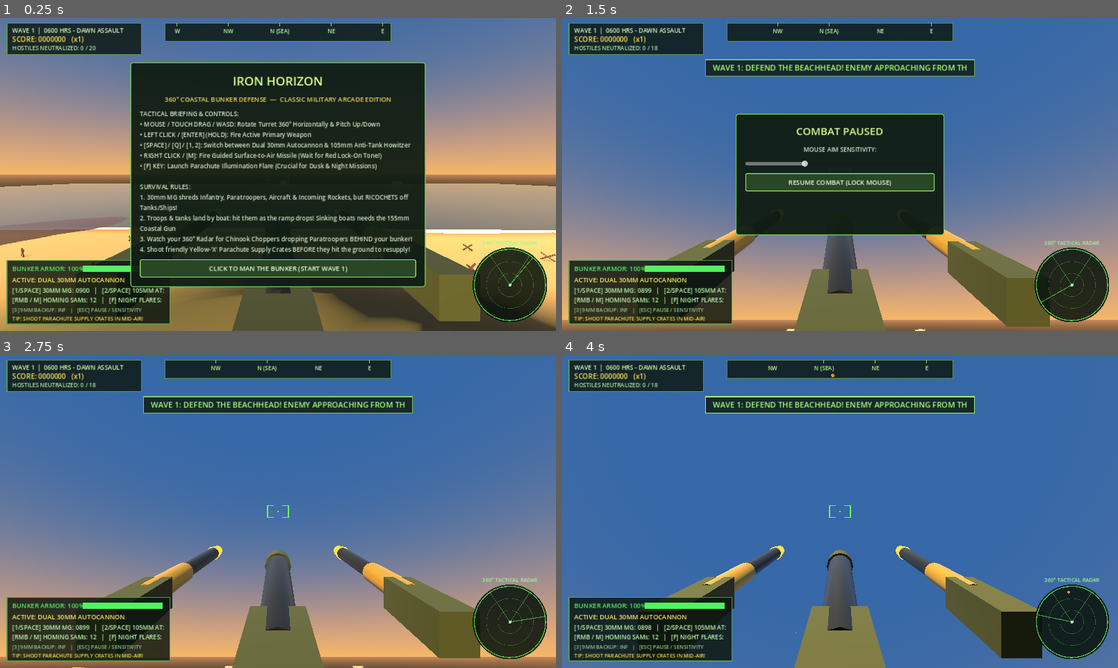
Above: before the commit, frames 1-4 (two rows, left to right).
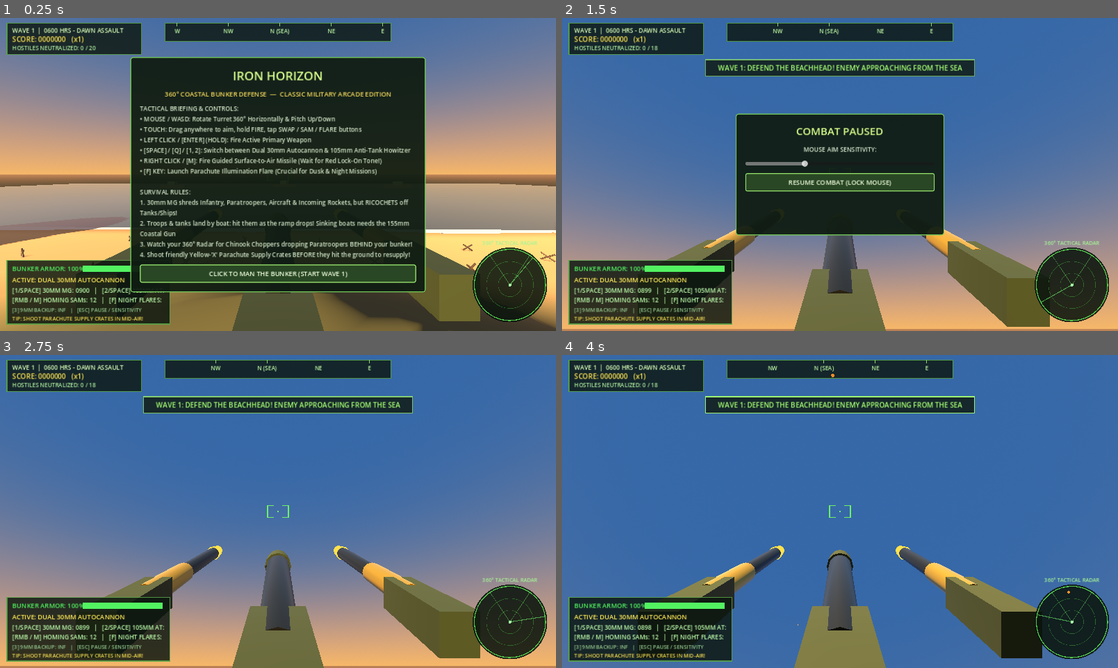
Above: after the commit, the same moments.

Repository: marse337/iron-horizon
Game: Godot game, scene res://scenes/main.tscn
The game is run twice, just before and just after one commit, with the same random seed, the same clock (stepped at 60 frames per second) and the same inputs.
Inputs (mouse positions are in pixels of both pictures, inside the frame that each line leads up to):
- Up to frame 1 (0.25 s): no input
- Up to frame 2 (1.5 s): click "CLICK TO MAN THE BUNKER (STAR…" at 0.5 s; tap Enter at 1.25 s; move the mouse to (867, 174) at 1.27 s; hold Up from 1.28 s (still down); tap P at 1.35 s; click (867, 174) at 1.42 s
- Up to frame 3 (2.75 s): tap Space at 1.52 s; release Up at 2 s; click "RESUME COMBAT (LOCK MOUSE)" at 2 s
- Up to frame 4 (4 s): move the mouse to (812, 511) at 2.77 s; hold Up from 2.78 s (still down); tap Q at 2.85 s; click (812, 511) at 2.92 s; tap Space at 3.02 s; move the mouse to (851, 505) at 3.52 s; tap 1 at 3.6 s; click (851, 505) at 3.67 s

The runs differ from the first frame. In frame 1, 16% of the frame differs, in the area x 23-77%, y 12-88%; in frame 2, 3.0%; in frame 3, 3.2%; in frame 4, 0.7%.

Commit message:
Add touch controls for phones and tablets
- On-screen FIRE (hold), SWAP, SAM, FLARE and pause buttons; drag anywhere
  else to aim. Multi-touch, shown only once a touchscreen is detected.
- Ignore browser-emulated mouse events during play: touching no longer
  fires the gun or double-applies aim drags.
- Rotate-to-landscape overlay in portrait; radar moves top-left and UI
  scales up 15% on touch devices.
- Block browser scroll/zoom/pull-to-refresh gestures on the web canvas.
- Wave banners shrink to fit instead of clipping.

Co-Authored-By: Claude Opus 5.5 <noreply@anthropic.com>

Diff:
--- a/scripts/game_manager.gd
+++ b/scripts/game_manager.gd
@@ -11,6 +11,7 @@
 const CombatManagerScript = preload("res://scripts/combat_manager.gd")
 const BunkerTurretScript = preload("res://scripts/bunker_turret.gd")
 const HudControllerScript = preload("res://scripts/hud_controller.gd")
+const TouchControlsScript = preload("res://scripts/touch_controls.gd")
 
 enum GameState {
 	TITLE,
@@ -28,6 +29,7 @@
 var combat: Node3D
 var turret: Node3D
 var hud: Control
+var touch: Control
 
 var world_env: WorldEnvironment
 var sun_light: DirectionalLight3D
@@ -45,6 +47,8 @@
 
 var _sam_queued: bool = false
 var _flare_queued: bool = false
+# Real (non-touch-emulated) left mouse button, so touching the screen never fires
+var _mouse_fire_held: bool = false
 var _wave_time: float = 0.0
 
 func _ready() -> void:
@@ -86,6 +90,15 @@
 	hud.combat = combat
 	hud.high_score = high_score
 	canvas.add_child(hud)
+
+	touch = TouchControlsScript.new()
+	touch.name = "TouchControls"
+	touch.turret = turret
+	touch.touch_mode_enabled.connect(_on_touch_mode_enabled)
+	touch.pause_pressed.connect(func() -> void:
+		if state == GameState.PLAYING:
+			_enter_state(GameState.PAUSED))
+	canvas.add_child(touch)
 
 	_connect_signals()
 	_apply_time_of_day(1)
@@ -204,14 +217,24 @@
 	combat.wave_quota_updated.connect(_on_wave_quota_updated)
 	combat.wave_completed.connect(_on_wave_completed)
 
+func _on_touch_mode_enabled() -> void:
+	hud.touch_mode = true
+	# Slightly larger UI on touch screens so HUD text and menus are readable on phones
+	get_tree().root.content_scale_factor = 1.15
+
 func _enter_state(new_state: int) -> void:
 	state = new_state
+	_mouse_fire_held = false
+	touch.set_active(state == GameState.PLAYING)
 	match state:
 		GameState.TITLE:
 			Input.set_mouse_mode(Input.MOUSE_MODE_VISIBLE)
 			hud.set_menu_state("title")
 		GameState.PLAYING:
-			Input.set_mouse_mode(Input.MOUSE_MODE_CAPTURED)
+			# No pointer lock on touch devices; a touch laptop's first real mouse
+			# click still captures the pointer (see _unhandled_input)
+			if not touch.touch_mode:
+				Input.set_mouse_mode(Input.MOUSE_MODE_CAPTURED)
 			hud.set_menu_state("none")
 		GameState.SHOP:
 			Input.set_mouse_mode(Input.MOUSE_MODE_VISIBLE)
@@ -374,11 +397,18 @@
 				_enter_state(GameState.PLAYING)
 		return
 
+	# Browsers synthesize mouse events from touches; touch input is handled by
+	# TouchControls instead, so drop the copies (they caused double-speed aim
+	# and fired the gun whenever a finger was down)
+	if event is InputEventMouse and event.device == InputEvent.DEVICE_ID_EMULATION:
+		return
+
+	if event is InputEventMouseButton and event.button_index == MOUSE_BUTTON_LEFT:
+		_mouse_fire_held = event.pressed
+
 	if event is InputEventMouseMotion:
-		if Input.get_mouse_mode() == Input.MOUSE_MODE_CAPTURED or Input.is_mouse_button_pressed(MOUSE_BUTTON_LEFT) or Input.is_mouse_button_pressed(MOUSE_BUTTON_RIGHT):
+		if Input.get_mouse_mode() == Input.MOUSE_MODE_CAPTURED or _mouse_fire_held or Input.is_mouse_button_pressed(MOUSE_BUTTON_RIGHT):
 			turret.apply_mouse_delta(event.relative)
-	elif event is InputEventScreenDrag:
-		turret.apply_mouse_delta(event.relative)
 	elif event is InputEventMouseButton and event.pressed:
 		if Input.get_mouse_mode() != Input.MOUSE_MODE_CAPTURED:
 			Input.set_mouse_mode(Input.MOUSE_MODE_CAPTURED)
@@ -412,8 +442,10 @@
 		shoreline_foam.position.z = -82.0 + sin(_wave_time * 1.6) * 2.2
 
 	if state == GameState.PLAYING:
-		var firing_primary: bool = Input.is_mouse_button_pressed(MOUSE_BUTTON_LEFT) \
+		var firing_primary: bool = _mouse_fire_held or touch.fire_held \
 				or Input.is_physical_key_pressed(KEY_ENTER) or Input.is_physical_key_pressed(KEY_KP_ENTER)
+		_sam_queued = touch.consume_sam() or _sam_queued
+		_flare_queued = touch.consume_flare() or _flare_queued
 		turret.process_turret(delta, firing_primary, _sam_queued, _flare_queued)
 		_sam_queued = false
 		_flare_queued = false
--- a/scripts/hud_controller.gd
+++ b/scripts/hud_controller.gd
@@ -27,6 +27,8 @@
 var time_of_day_name: String = "0600 HRS - DAWN ASSAULT"
 var wave_killed: int = 0
 var wave_total: int = 20
+# Set when a touchscreen is detected: radar moves top-right to make room for touch buttons
+var touch_mode: bool = false
 
 # Transient HUD feedback timers
 var _hitmarker_timer: float = 0.0
@@ -150,7 +152,12 @@
 		var b_rect := Rect2(center.x - 310.0, 96.0, 620.0, 38.0)
 		draw_rect(b_rect, Color(0.06, 0.10, 0.06, 0.82), true)
 		draw_rect(b_rect, Color(_banner_color.r, _banner_color.g, _banner_color.b, pulse), false, 2.0)
-		draw_string(font, Vector2(center.x - 295.0, 121.0), _banner_text, HORIZONTAL_ALIGNMENT_CENTER, 590.0, 18, _banner_color)
+		# Shrink long banners to fit the box instead of clipping them
+		var b_size: int = 18
+		var b_w: float = font.get_string_size(_banner_text, HORIZONTAL_ALIGNMENT_LEFT, -1, b_size).x
+		if b_w > 590.0:
+			b_size = maxi(11, int(floor(b_size * 590.0 / b_w)))
+		draw_string(font, Vector2(center.x - 295.0, 121.0), _banner_text, HORIZONTAL_ALIGNMENT_CENTER, 590.0, b_size, _banner_color)
 
 	if _ricochet_warn_timer > 0.0:
 		var r_col := Color(1.0, 0.42, 0.15, clampf(_ricochet_warn_timer, 0.0, 1.0))
@@ -322,12 +329,16 @@
 
 	draw_string(font, Vector2(28.0, vp.y - 88.0), "[1/SPACE] 30MM MG: %04d   |   [2/SPACE] %s: %02d" % [turret.mg_ammo, "155MM CG" if turret.heavy_gun else "105MM AT", turret.cannon_ammo], HORIZONTAL_ALIGNMENT_LEFT, 355.0, 14, mg_col if turret.current_weapon == 0 else can_col)
 	draw_string(font, Vector2(28.0, vp.y - 66.0), "[RMB / M] HOMING SAMs: %02d   |   [F] NIGHT FLARES: %02d" % [turret.sam_ammo, turret.flare_ammo], HORIZONTAL_ALIGNMENT_LEFT, 355.0, 14, sam_col)
-	draw_string(font, Vector2(28.0, vp.y - 44.0), "[3] 9MM BACKUP: INF   |   [ESC] PAUSE / SENSITIVITY", HORIZONTAL_ALIGNMENT_LEFT, 355.0, 12, Color(0.58, 0.78, 0.55))
+	draw_string(font, Vector2(28.0, vp.y - 44.0), "TOUCH: DRAG TO AIM  |  HOLD FIRE  |  SWAP / SAM / FLARE" if touch_mode else "[3] 9MM BACKUP: INF   |   [ESC] PAUSE / SENSITIVITY", HORIZONTAL_ALIGNMENT_LEFT, 355.0, 12, Color(0.58, 0.78, 0.55))
 	draw_string(font, Vector2(28.0, vp.y - 24.0), "TIP: SHOOT PARACHUTE SUPPLY CRATES IN MID-AIR!", HORIZONTAL_ALIGNMENT_LEFT, 355.0, 12, Color(0.95, 0.85, 0.32))
 
 func _draw_radar_scope(vp: Vector2, font: Font) -> void:
 	var r_radius: float = 82.0
 	var r_center := Vector2(vp.x - r_radius - 24.0, vp.y - r_radius - 24.0)
+	if touch_mode:
+		# Top-left under the score panel: the right side belongs to the touch buttons
+		r_radius = 70.0
+		r_center = Vector2(24.0 + r_radius, 112.0 + r_radius)
 
 	draw_circle(r_center, r_radius + 4.0, Color(0.04, 0.08, 0.05, 0.88))
 	draw_arc(r_center, r_radius, 0.0, TAU, 48, Color(0.35, 0.85, 0.32, 0.9), 2.0)
@@ -381,7 +392,8 @@
 	_add_label(tv, "360° COASTAL BUNKER DEFENSE  —  CLASSIC MILITARY ARCADE EDITION", 15, Color(0.95, 0.85, 0.35))
 	_add_label(tv,
 		"TACTICAL BRIEFING & CONTROLS:\n" +
-		"• MOUSE / TOUCH DRAG / WASD: Rotate Turret 360° Horizontally & Pitch Up/Down\n" +
+		"• MOUSE / WASD: Rotate Turret 360° Horizontally & Pitch Up/Down\n" +
+		"• TOUCH: Drag anywhere to aim, hold FIRE, tap SWAP / SAM / FLARE buttons\n" +
 		"• LEFT CLICK / [ENTER] (HOLD): Fire Active Primary Weapon\n" +
 		"• [SPACE] / [Q] / [1, 2]: Switch between Dual 30mm Autocannon & 105mm Anti-Tank Howitzer\n" +
 		"• RIGHT CLICK / [M]: Fire Guided Surface-to-Air Missile (Wait for Red Lock-On Tone!)\n" +
--- /dev/null
+++ b/scripts/touch_controls.gd
@@ -0,0 +1,174 @@
+class_name TouchControls
+extends Control
+
+## On-screen controls for phones & tablets. Drag anywhere (off the buttons) to aim;
+## hold FIRE for the primary weapon; tap SWAP / SAM / FLARE / pause. Multi-touch,
+## so you can aim with one thumb while holding FIRE with the other. Hidden on
+## devices without a touchscreen until a real touch arrives.
+
+signal touch_mode_enabled()
+signal pause_pressed()
+
+var turret: Node3D
+## True only while a wave is being played (buttons hidden in menus)
+var active: bool = false
+var touch_mode: bool = false
+var fire_held: bool = false
+var aim_sensitivity_mult: float = 1.0
+
+var _sam_queued: bool = false
+var _flare_queued: bool = false
+var _touches: Dictionary = {} # touch index -> button id, or "aim"
+var _flash: Dictionary = {}   # button id -> remaining highlight time
+
+const COL_FIRE := Color(0.95, 0.25, 0.18)
+const COL_BTN := Color(0.45, 1.0, 0.38)
+
+func _ready() -> void:
+	set_anchors_preset(Control.PRESET_FULL_RECT)
+	mouse_filter = Control.MOUSE_FILTER_IGNORE
+	if DisplayServer.is_touchscreen_available():
+		_enable_touch_mode()
+
+func _enable_touch_mode() -> void:
+	if touch_mode:
+		return
+	touch_mode = true
+	touch_mode_enabled.emit()
+
+func set_active(on: bool) -> void:
+	active = on
+	if not on:
+		_touches.clear()
+		fire_held = false
+
+func consume_sam() -> bool:
+	var q: bool = _sam_queued
+	_sam_queued = false
+	return q
+
+func consume_flare() -> bool:
+	var q: bool = _flare_queued
+	_flare_queued = false
+	return q
+
+func is_portrait() -> bool:
+	var vp: Vector2 = get_viewport_rect().size
+	return vp.y > vp.x
+
+func _buttons() -> Array[Dictionary]:
+	var vp: Vector2 = get_viewport_rect().size
+	var fire_c := Vector2(vp.x - 150.0, vp.y - 150.0)
+	return [
+		{"id": "fire", "pos": fire_c, "r": 92.0},
+		{"id": "swap", "pos": fire_c + Vector2(-195.0, 52.0), "r": 52.0},
+		{"id": "sam", "pos": fire_c + Vector2(-158.0, -128.0), "r": 52.0},
+		{"id": "flare", "pos": fire_c + Vector2(0.0, -195.0), "r": 44.0},
+		{"id": "pause", "pos": Vector2(vp.x - 48.0, 46.0), "r": 32.0},
+	]
+
+func _hit_button(p: Vector2) -> String:
+	for b in _buttons():
+		# Slightly generous hit area so thumbs don't miss
+		if p.distance_to(b["pos"]) <= b["r"] * 1.15:
+			return b["id"]
+	return "aim"
+
+func _input(event: InputEvent) -> void:
+	if event is InputEventScreenTouch:
+		_enable_touch_mode()
+		if event.pressed:
+			if not active or is_portrait():
+				return
+			var id: String = _hit_button(event.position)
+			_touches[event.index] = id
+			_flash[id] = 0.18
+			match id:
+				"fire":
+					fire_held = true
+				"swap":
+					turret.toggle_primary_weapon()
+				"sam":
+					_sam_queued = true
+				"flare":
+					_flare_queued = true
+				"pause":
+					pause_pressed.emit()
+			get_viewport().set_input_as_handled()
+		else:
+			var released: String = _touches.get(event.index, "")
+			_touches.erase(event.index)
+			if released == "fire":
+				fire_held = _touches.values().has("fire")
+	elif event is InputEventScreenDrag and active:
+		if _touches.get(event.index, "") == "aim":
+			turret.apply_mouse_delta(event.relative * aim_sensitivity_mult)
+		get_viewport().set_input_as_handled()
+
+func _process(delta: float) -> void:
+	for id in _flash.keys():
+		_flash[id] -= delta
+		if _flash[id] <= 0.0:
+			_flash.erase(id)
+	if touch_mode:
+		queue_redraw()
+
+func _draw() -> void:
+	if not touch_mode:
+		return
+	var vp: Vector2 = get_viewport_rect().size
+	var font: Font = ThemeDB.fallback_font
+
+	if is_portrait():
+		draw_rect(Rect2(Vector2.ZERO, vp), Color(0.03, 0.05, 0.03, 0.94), true)
+		var c: Vector2 = vp * 0.5
+		# Simple phone glyph turning sideways
+		draw_rect(Rect2(c + Vector2(-28, -110), Vector2(56, 96)), COL_BTN, false, 3.0)
+		draw_arc(c + Vector2(0, -62), 78.0, -0.4, 0.9, 16, COL_BTN, 3.0)
+		draw_string(font, Vector2(0, c.y + 30.0), "ROTATE YOUR DEVICE", HORIZONTAL_ALIGNMENT_CENTER, vp.x, 30, COL_BTN)
+		draw_string(font, Vector2(0, c.y + 66.0), "Iron Horizon plays in landscape", HORIZONTAL_ALIGNMENT_CENTER, vp.x, 18, Color(0.8, 0.9, 0.78))
+		return
+
+	if not active or turret == null:
+		return
+
+	for b in _buttons():
+		var id: String = b["id"]
+		var pos: Vector2 = b["pos"]
+		var r: float = b["r"]
+		var pressed: bool = _flash.has(id) or _touches.values().has(id)
+		var col: Color = COL_FIRE if id == "fire" else COL_BTN
+		draw_circle(pos, r, Color(col.r * 0.25, col.g * 0.25, col.b * 0.25, 0.55 if pressed else 0.32))
+		draw_arc(pos, r, 0.0, TAU, 40, Color(col.r, col.g, col.b, 0.95 if pressed else 0.6), 3.0)
+
+		var label: String = ""
+		var sub: String = ""
+		match id:
+			"fire":
+				label = "FIRE"
+				# Cannon reload ring
+				if turret.current_weapon == 1:
+					var ratio: float = turret.get_cannon_reload_ratio()
+					draw_arc(pos, r - 9.0, -PI * 0.5, -PI * 0.5 + TAU * ratio, 40, Color(1.0, 0.85, 0.3, 0.9), 5.0)
+			"swap":
+				label = "SWAP"
+				match turret.current_weapon:
+					0: sub = "30MM"
+					1: sub = "155MM" if turret.heavy_gun else "105MM"
+					_: sub = "9MM"
+			"sam":
+				label = "SAM"
+				sub = "%d" % turret.sam_ammo
+			"flare":
+				label = "FLARE"
+				sub = "%d" % turret.flare_ammo
+			"pause":
+				# Pause glyph
+				draw_rect(Rect2(pos + Vector2(-10, -12), Vector2(7, 24)), COL_BTN, true)
+				draw_rect(Rect2(pos + Vector2(3, -12), Vector2(7, 24)), COL_BTN, true)
+		if not label.is_empty():
+			var fs: int = 26 if id == "fire" else 17
+			var y_off: float = 9.0 if sub.is_empty() else 2.0
+			draw_string(font, pos + Vector2(-r, y_off), label, HORIZONTAL_ALIGNMENT_CENTER, r * 2.0, fs, Color(1, 1, 1, 0.92))
+			if not sub.is_empty():
+				draw_string(font, pos + Vector2(-r, 22.0), sub, HORIZONTAL_ALIGNMENT_CENTER, r * 2.0, 13, Color(0.85, 0.95, 0.8, 0.9))
Not shown, changed: export_presets.cfg
